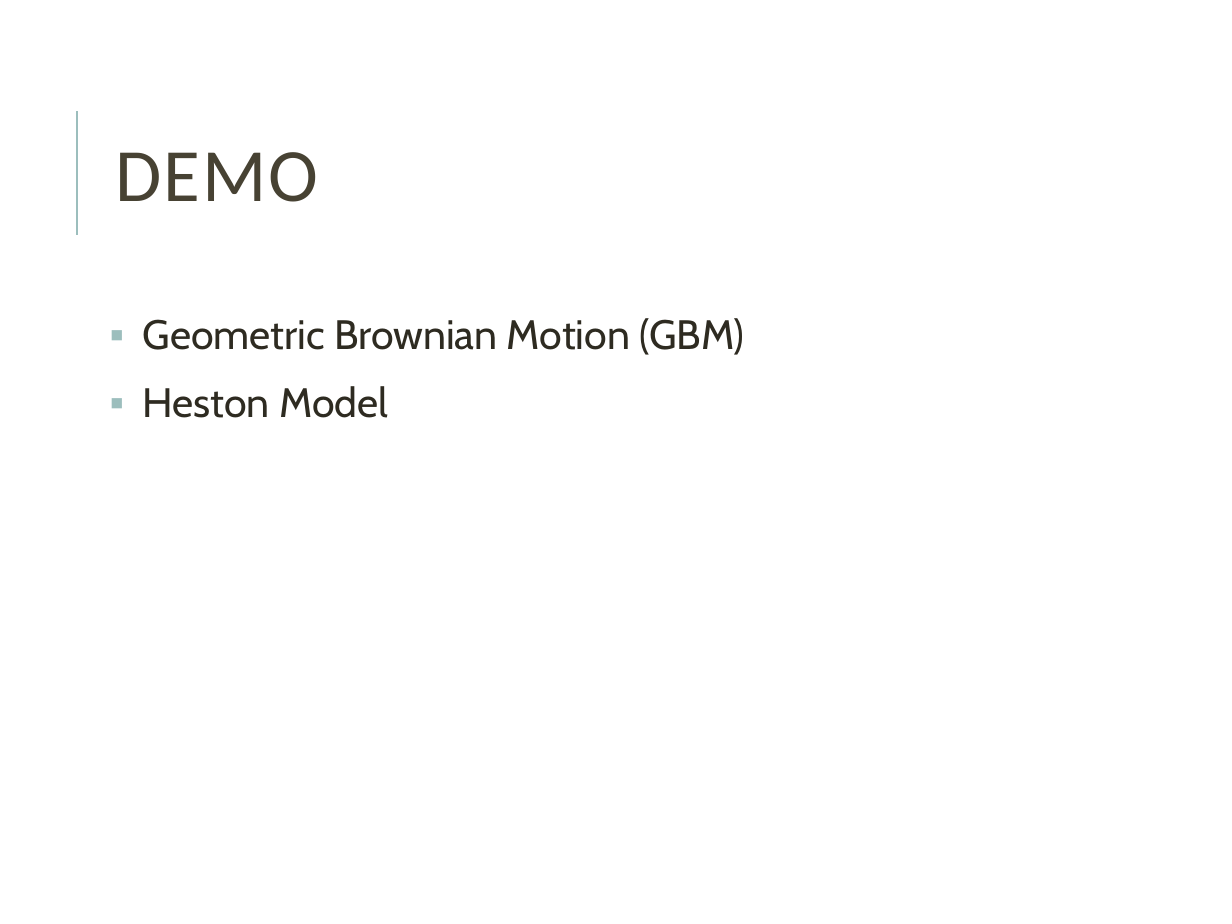
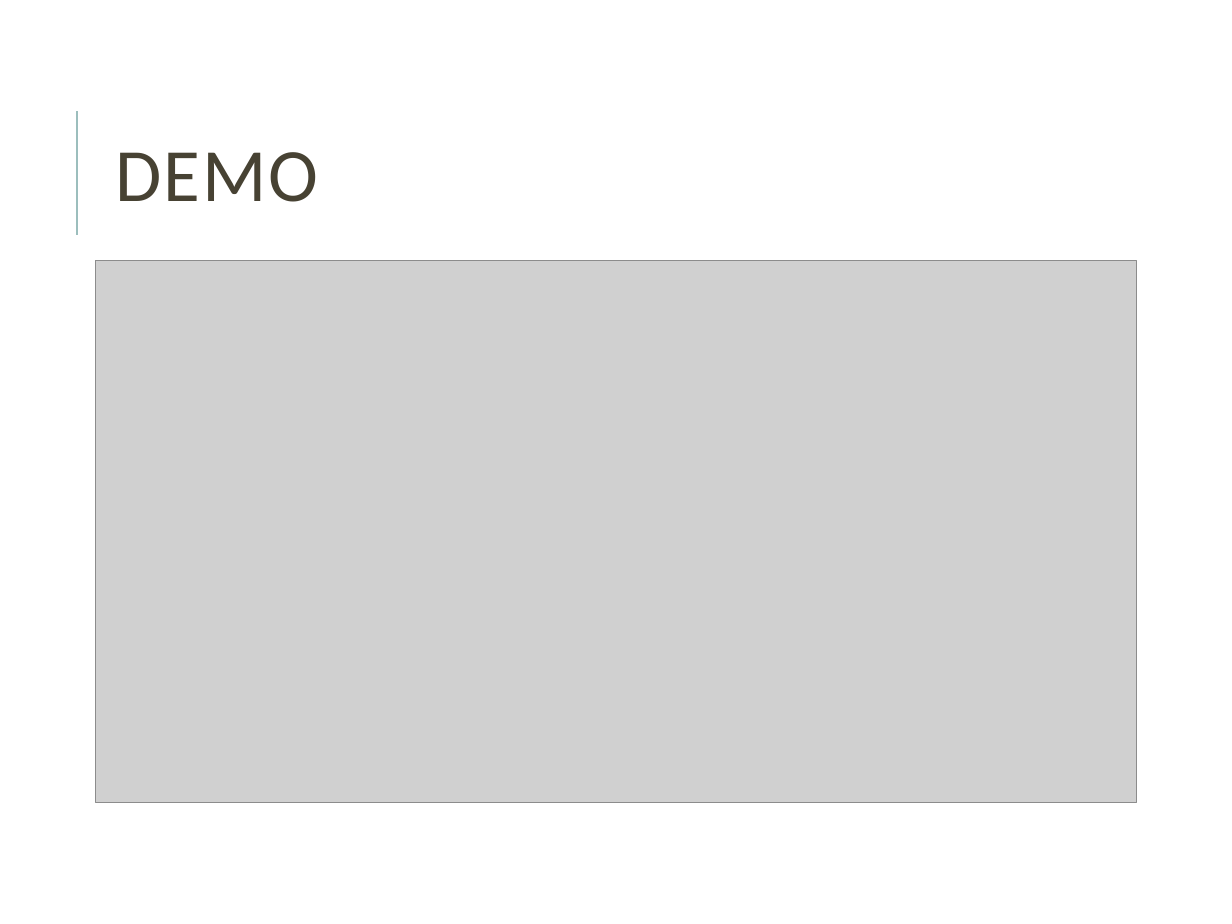
Before and after one commit to polsurakit/FEProject, a slide deck: slide 20 of Edible Wedding Cakefinall.pptx. Drawn at 1232x924 pixels with LibreOffice and Linux fonts; fonts in the diff are those of the drawing; grey boxes stand for pictures. Boxes give left, top, right and bottom in pixels: in the first picture for what was removed or moved away, otherwise in the second. Text is boxed around its words. In the diff, an @@ line names an element or a change of style, - is before the commit and + after.

Commit message:
Minor change slide

```diff
--- a/Edible Wedding Cakefinall.pptx
+++ b/Edible Wedding Cakefinall.pptx
@@ picture added at [96, 260, 1137, 802] @@
@@ text removed at [143, 318, 744, 418] @@
-▪ Geometric Brownian Motion (GBM)
-▪ Heston Model
```
Also in this commit, not shown: 1 other slide changed.
